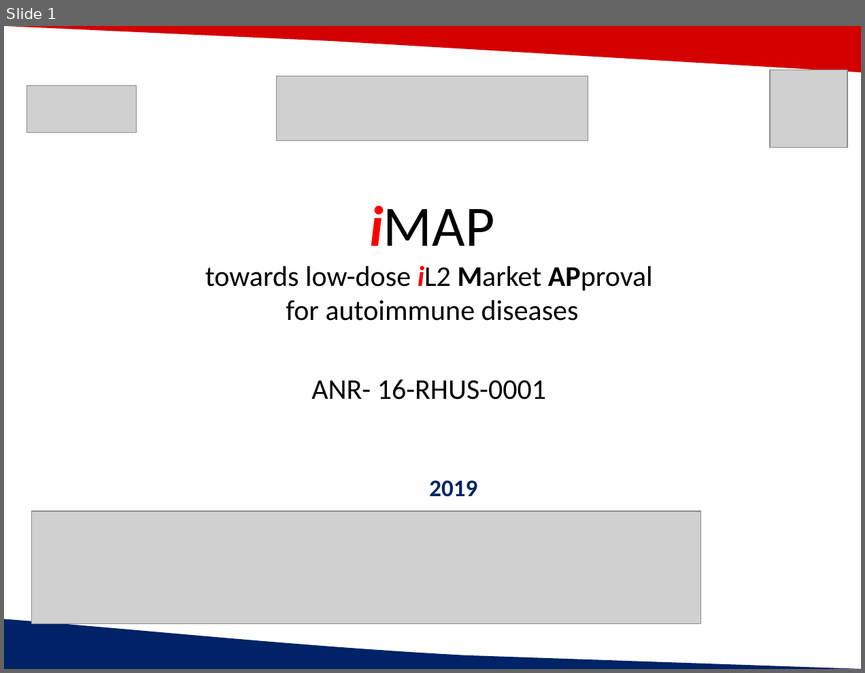
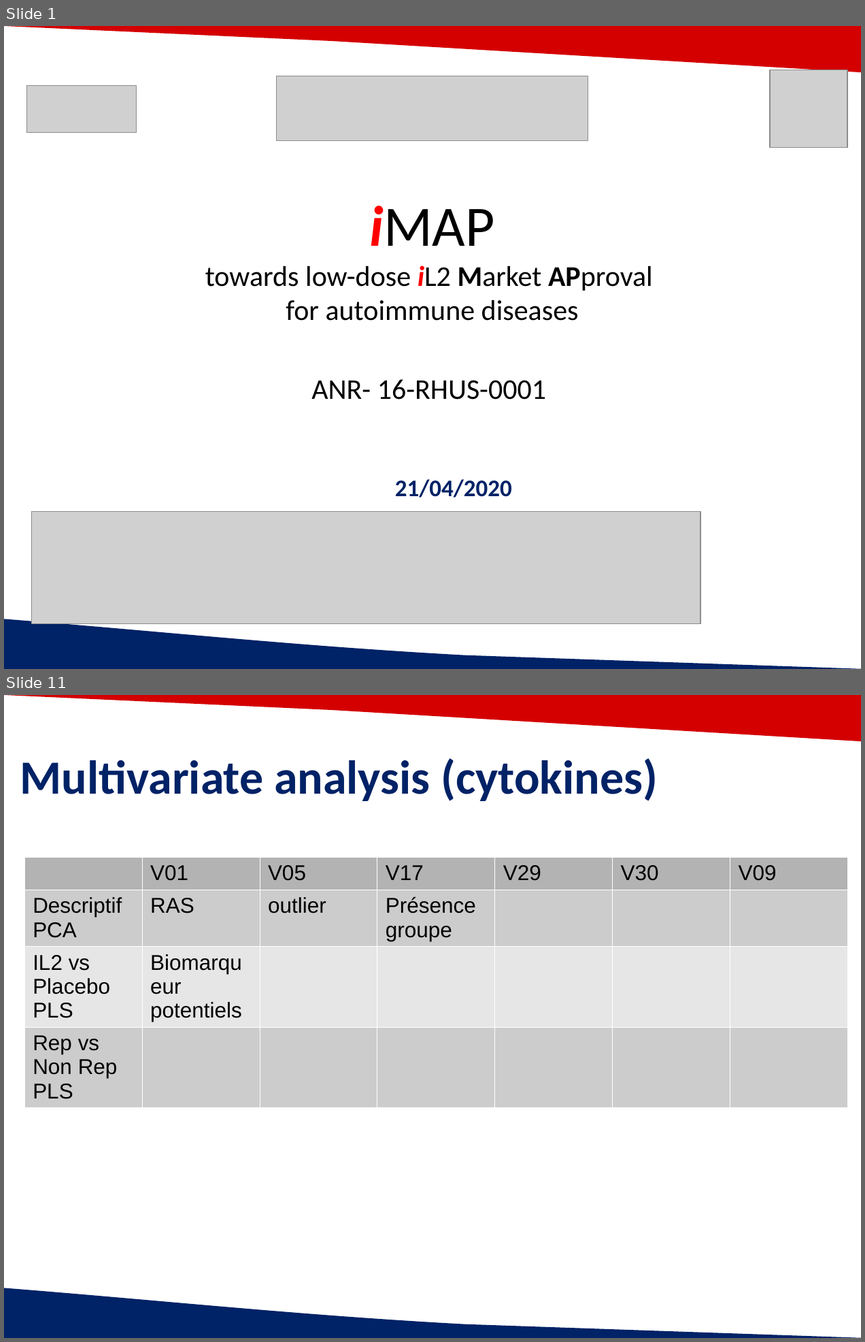
Before and after one commit to Caroline-Peltier/script_bt, a slide deck: pres/IntegrativeAnalysis_ICM_04_21_2020.pptx. Shown one above the other, each under a label of ours: slide 1 before the commit, slides 1 and 11 after it; the slides between them are not shown. The pictures are 865x673 and 865x1342 pixels, drawn with LibreOffice and Linux fonts; fonts in the diff are those of the drawing; grey boxes stand for pictures; background and template pictures are left out. Boxes give left, top, right and bottom in pixels: in the first picture for what was removed or moved away, otherwise in the second. Text is boxed around its words. In the diff, an @@ line names an element or a change of style, - is before the commit and + after.

```diff
--- a/pres/IntegrativeAnalysis_ICM_04_21_2020.pptx
+++ b/pres/IntegrativeAnalysis_ICM_04_21_2020.pptx
@@ slide 11 added at box(4, 695, 861, 1338), background #FFFFFF; not listed: 2 template elements that a slide beside it also shows @@
@@ text added at box(20, 758, 657, 801), 40 pt, text #002266, bold @@
+Multivariate analysis (cytokines)
@@ table added at box(24, 857, 847, 1102), 4 rows, 7 columns @@
+ | V01 | V05 | V17 | V29 | V30 | V09
+Descriptif / PCA | RAS | outlier | Présence groupe |  |  | 
+IL2 vs Placebo / PLS | Biomarqueur potentiels |  |  |  |  | 
+Rep vs Non Rep / PLS |  |  |  |  |  | 
@@ slide 1 changed as well @@
@@ text at box(395, 479, 512, 497): text changed @@
-2019
+21/04/2020
```
Also in this commit, not shown: 10 other slides added, 13 slides removed, 1 other file.
